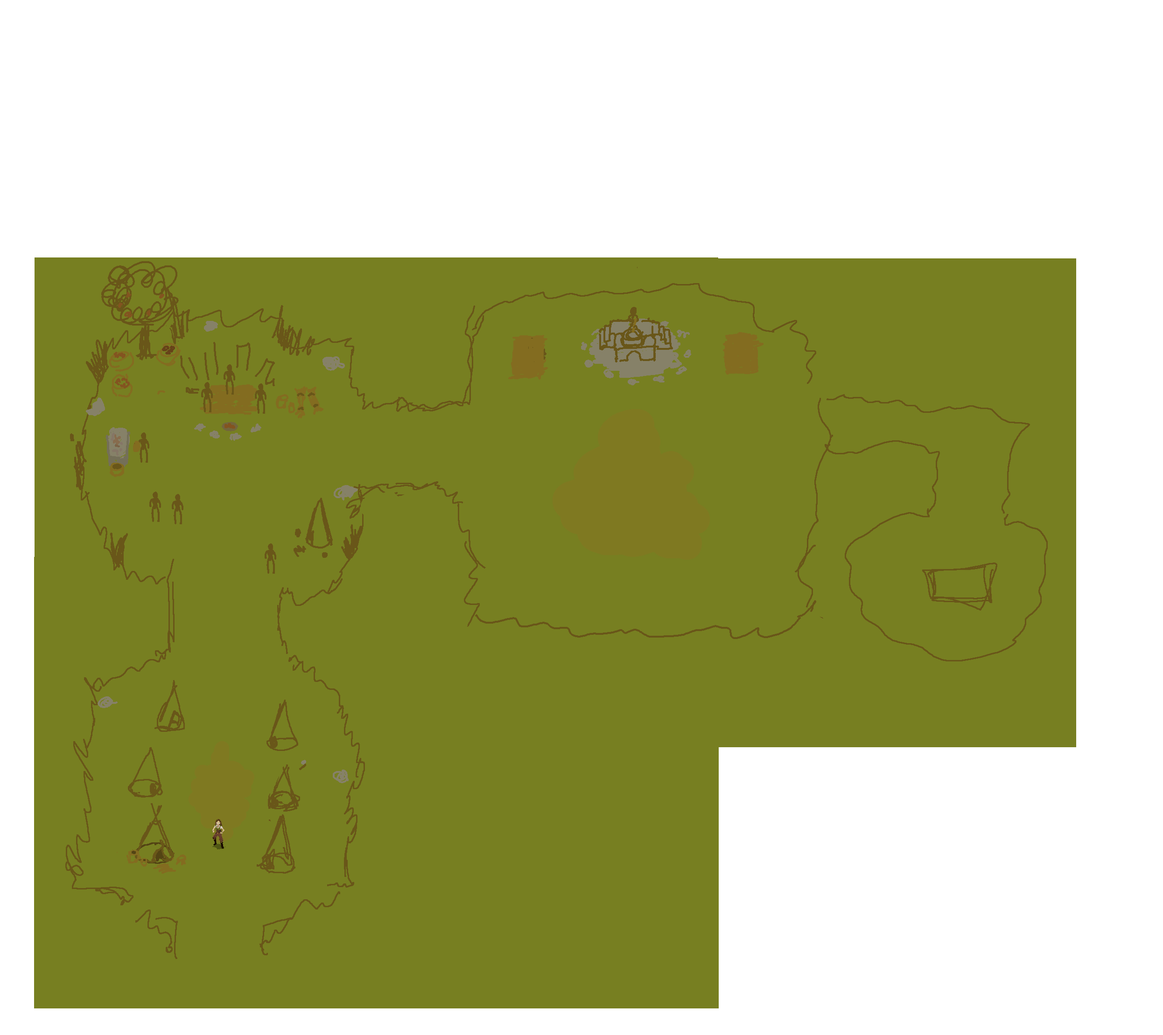
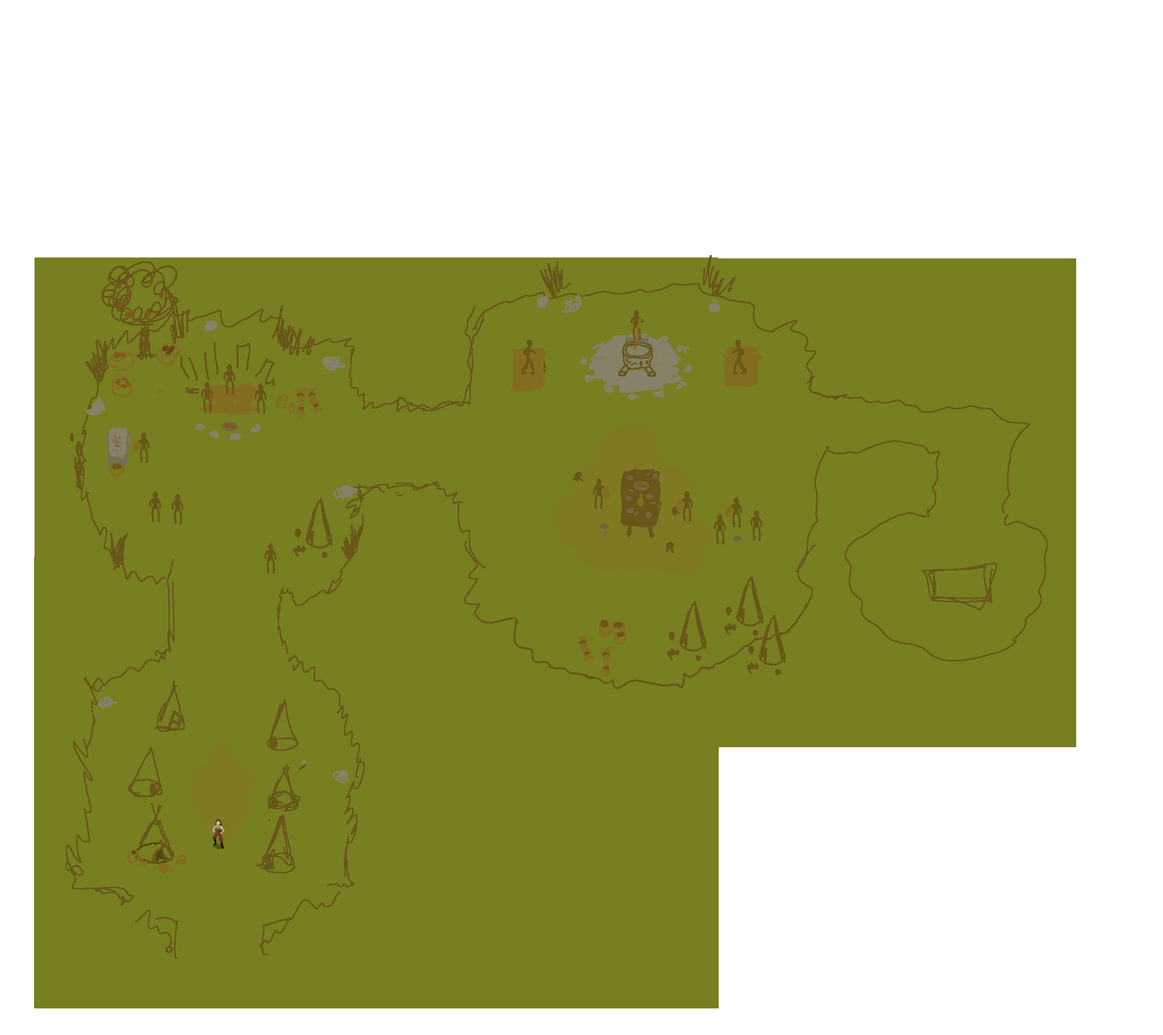
Revision of a layered 1163x1035 image; what changed, layer by layer:
added group "cooking room" with 20 layers above "chefe room" over [509, 255, 786, 678]
added group "parte de baixo" with 7 layers in group "cooking room" over [577, 575, 786, 678]
added layer "Layer 26" in group "parte de baixo" over [746, 614, 786, 676]
added layer "Layer 25" in group "parte de baixo" over [667, 600, 707, 662]
added layer "Layer 24" in group "parte de baixo" over [724, 575, 764, 636]
added layer "Layer 23" in group "parte de baixo" over [598, 619, 627, 645]
added group "pessoas banquete" with 7 layers in group "cooking room" over [520, 310, 762, 545]
added layer "drinking person" (1st of 4, in "cooking room" › "pessoas banquete") in group "pessoas banquete" over [592, 478, 610, 509]
added layer "drinking person" (2nd of 4, in "cooking room" › "pessoas banquete") in group "pessoas banquete" over [675, 491, 693, 522]
added layer "dançarinos lança chamas" in group "pessoas banquete" over [520, 340, 747, 375]
added layer "cozinheiro" in group "pessoas banquete" over [630, 310, 644, 351]
added layer "pratos" in group "cooking room" over [599, 473, 742, 542]
added layer "Layer 18" in group "cooking room" over [536, 255, 736, 553]
added layer "Layer 20" in group "cooking room" over [509, 333, 764, 575]
added group "chefe room" with 12 layers above "acampamento" over [466, 335, 533, 662]
added layer "Layer 22" in group "chefe room" over [466, 335, 533, 662]
removed layer "Layer 12" over [598, 266, 673, 363]
removed layer "Layer 14" over [508, 318, 764, 380]
removed layer "Layer 13" over [552, 318, 710, 560]
removed layer "Layer 11" over [466, 335, 533, 662]
added group "layout" (1st of 2) with 2 layers over [466, 257, 848, 690]
moved "layout" (2nd of 2, in "layout") into group "layout", painted on it over [466, 283, 848, 690]
moved "Layer 1" into group "layout" over [466, 257, 848, 690]
…and 8 more changes (7 added, 1 removed)
